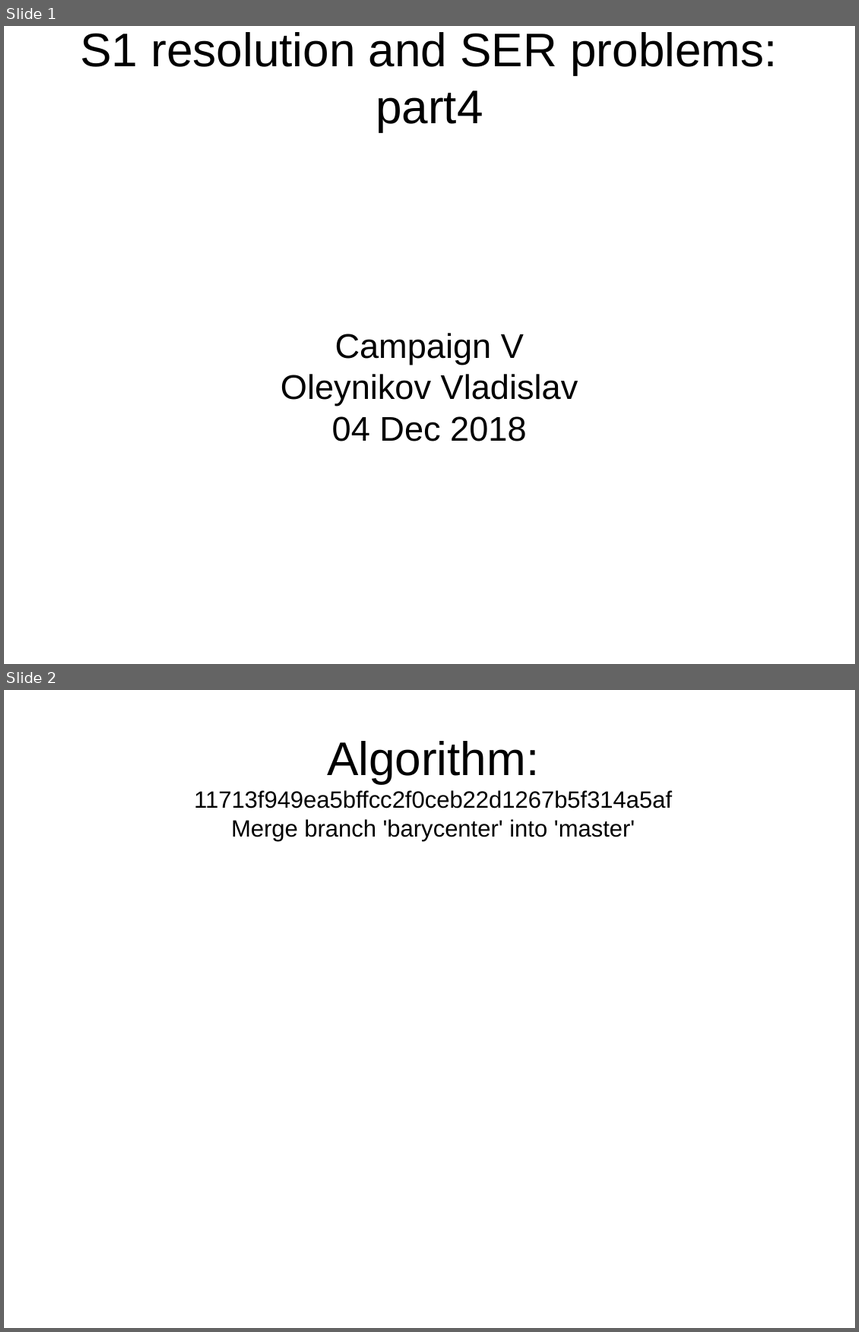
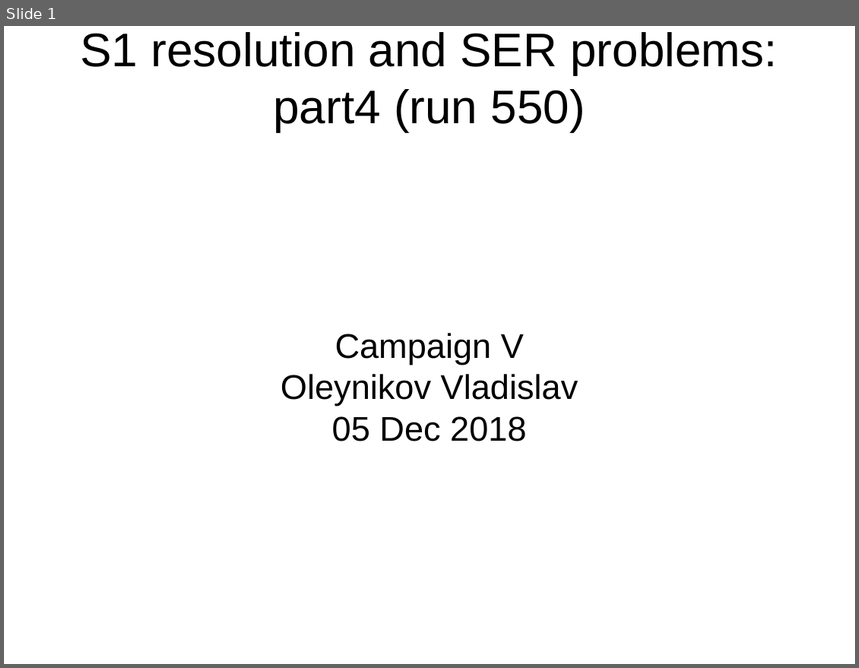
Before and after one commit to Vlad-ole/Red_Reports, a slide deck: S1 resolution and SER problems:part4 (run 550).odp. Shown one above the other, each under a label of ours: slides 1 and 2 before the commit, slide 1 after it. The pictures are 859x1332 and 859x668 pixels, drawn with LibreOffice and Linux fonts; fonts in the diff are those of the drawing. Boxes give left, top, right and bottom in pixels: in the first picture for what was removed or moved away, otherwise in the second. Text is boxed around its words. In the diff, an @@ line names an element or a change of style, - is before the commit and + after.

Commit message:
add S1 resolution

```diff
--- a/S1 resolution and SER problems:part4 (run 550).odp
+++ b/S1 resolution and SER problems:part4 (run 550).odp
@@ slide 2 removed at <box>4,690,855,1328</box>, background #FFFFFF @@
@@ title removed at <box>194,741,672,841</box> @@
-Algorithm:
-11713f949ea5bffcc2f0ceb22d1267b5f314a5af
-Merge branch 'barycenter' into 'master'
@@ slide 1 changed as well @@
@@ title at <box>81,32,777,132</box>: text changed @@
-S1 resolution and SER problems:
-part4
+S1 resolution and SER problems:
+part4 (run 550)
@@ subtitle at <box>332,417,526,442</box>: text changed @@
-04 Dec 2018
+05 Dec 2018
```
Also in this commit, not shown: 25 slides added, 6 other slides removed, 4 other files.
